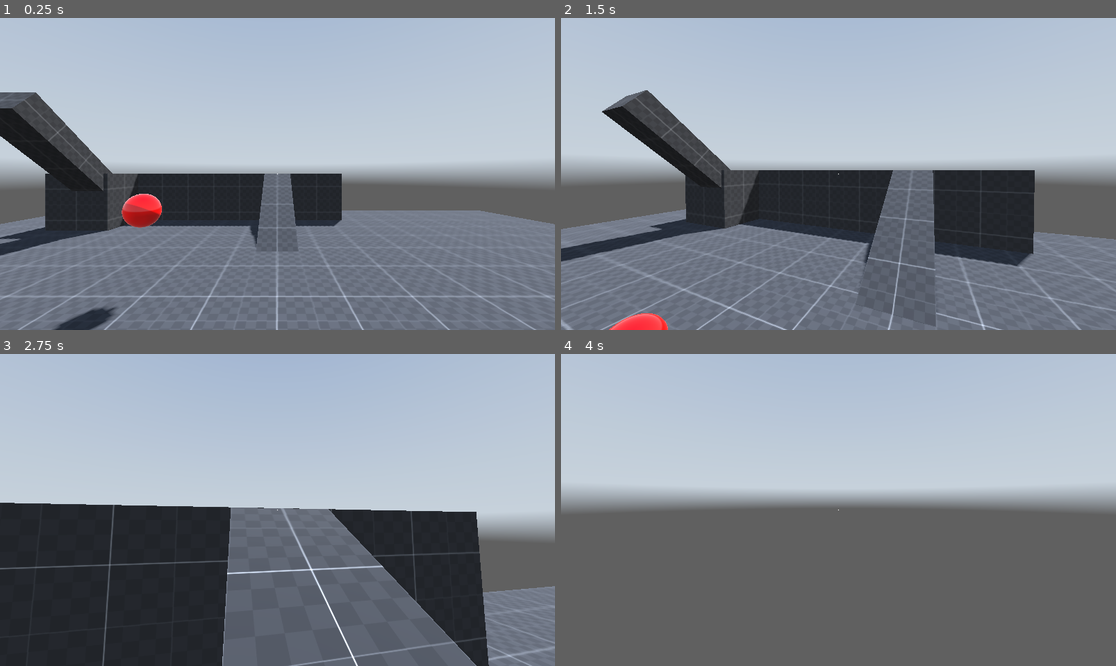
Above: before the commit, frames 1-4 (two rows, left to right).
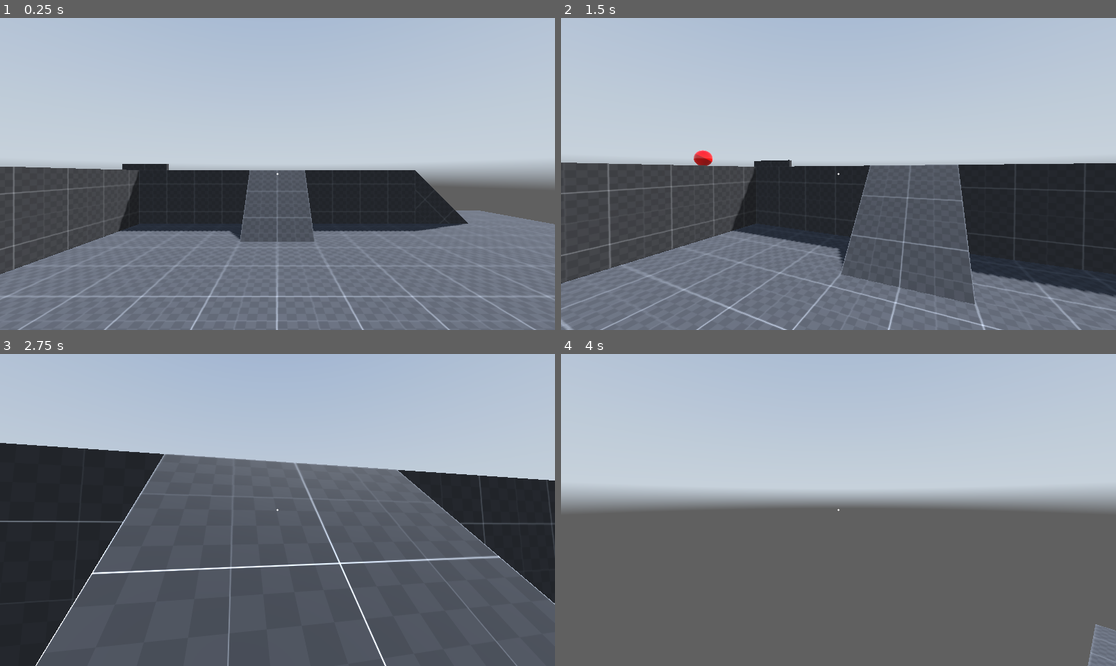
Above: after the commit, the same moments.

Repository: Silicontent/3d_movement_godot
Game: Godot game, scene res://scenes/world.tscn
Two runs of this game, one before a commit and one after it. Both use one fixed random seed, a clock stepped at 60 frames per second and the inputs below. A sky picture missing from this copy of the repository is replaced by a grey-blue gradient.
Inputs (mouse positions are in pixels of both pictures, inside the frame that each line leads up to):
- Up to frame 1 (0.25 s): no input
- Up to frame 2 (1.5 s): move the mouse to (866, 174) at 0.52 s; hold W (forward) from 0.53 s (still down); tap C (crouch) at 0.6, 1.35 s; tap Space (dbg_jump) at 0.77 s; move the mouse to (810, 174) at 1.27 s
- Up to frame 3 (2.75 s): keep holding W (forward); tap Space (dbg_jump) at 1.52 s; move the mouse to (288, 503) at 2.02 s; tap C (crouch) at 2.1 s
- Up to frame 4 (4 s): keep holding W (forward); move the mouse to (832, 516) at 2.77 s; tap C (crouch) at 2.85, 3.6 s; tap Space (dbg_jump) at 3.02, 3.77 s; move the mouse to (877, 513) at 3.52 s

The runs differ from the first frame. In frame 1, 15% of the frame differs, in the area x 0-100%, y 23-100%; in frame 2, 24%; in frame 3, 44%, in the area x 0-100%, y 28-100%; in frame 4, 0.6%.

Commit message:
Small updates to HUD & test map
Replaced Panel reticle & circle with TextureRect reticle & circle; added simple reticle circle animation using lerp(); added more obstacles to map; updated way ReachRay detects player

Diff:
--- a/assets/crouching_collider.tres
+++ b/assets/crouching_collider.tres
@@ -1,5 +1,5 @@
 [gd_resource type="CapsuleShape3D" format=3 uid="uid://c88kvwakjr34g"]
 
 [resource]
-radius = 0.25
+radius = 0.35
 height = 1.0
--- a/assets/walking_collider.tres
+++ b/assets/walking_collider.tres
@@ -1,4 +1,4 @@
 [gd_resource type="CapsuleShape3D" format=3 uid="uid://cr555uddpj0rk"]
 
 [resource]
-radius = 0.25
+radius = 0.35
--- a/scenes/player.tscn
+++ b/scenes/player.tscn
@@ -25,7 +25,7 @@
 
 [node name="ReachRay" type="RayCast3D" parent="Head"]
 target_position = Vector3(0, 0, -3.5)
-collision_mask = 4
+collision_mask = 6
 
 [node name="RoofRay" type="RayCast3D" parent="."]
 transform = Transform3D(1, 0, 0, 0, 1, 0, 0, 0, 1, 0, 1, 0)
--- a/scenes/world.tscn
+++ b/scenes/world.tscn
@@ -6,6 +6,8 @@
 [ext_resource type="Script" uid="uid://dj00aegjjg7k7" path="res://scripts/void_area.gd" id="3_qfnet"]
 [ext_resource type="Script" uid="uid://bdjbgd1eqlgxc" path="res://scripts/hud.gd" id="4_71j4m"]
 [ext_resource type="PackedScene" uid="uid://dn3q1ama7vuvg" path="res://scenes/pause.tscn" id="4_k0juu"]
+[ext_resource type="Texture2D" uid="uid://4imm3hek2m8i" path="res://assets/hud/reticle.png" id="6_i7141"]
+[ext_resource type="Texture2D" uid="uid://gbbcwfnjwud7" path="res://assets/hud/reticle_circle.png" id="7_4mrxx"]
 
 [sub_resource type="PhysicsMaterial" id="PhysicsMaterial_71j4m"]
 
@@ -35,26 +37,6 @@
 [sub_resource type="BoxShape3D" id="BoxShape3D_qfnet"]
 size = Vector3(100, 0.5, 100)
 
-[sub_resource type="StyleBoxFlat" id="StyleBoxFlat_i7141"]
-bg_color = Color(1, 1, 1, 1)
-border_color = Color(1, 1, 1, 1)
-corner_radius_top_left = 10
-corner_radius_top_right = 10
-corner_radius_bottom_right = 10
-corner_radius_bottom_left = 10
-
-[sub_resource type="StyleBoxFlat" id="StyleBoxFlat_qfnet"]
-draw_center = false
-border_width_left = 2
-border_width_top = 2
-border_width_right = 2
-border_width_bottom = 2
-border_color = Color(1, 1, 1, 1)
-corner_radius_top_left = 30
-corner_radius_top_right = 30
-corner_radius_bottom_right = 30
-corner_radius_bottom_left = 30
-
 [node name="World" type="Node3D"]
 
 [node name="Stage" type="Node3D" parent="."]
@@ -68,11 +50,11 @@
 material = ExtResource("1_71j4m")
 
 [node name="CSGBox3D2" type="CSGBox3D" parent="Stage"]
-transform = Transform3D(1, 0, 0, 0, 0.865894, -0.500227, 0, 0.500227, 0.865894, 0, -0.704426, -6.90684)
-use_collision = true
-collision_layer = 2
-collision_mask = 5
-size = Vector3(1, 2.56006, 3.78027)
+transform = Transform3D(1, 0, 0, 0, 0.706921, -0.707292, 0, 0.707292, 0.706921, 0, -1, -7)
+use_collision = true
+collision_layer = 2
+collision_mask = 5
+size = Vector3(2, 3, 4)
 material = ExtResource("1_71j4m")
 
 [node name="CSGBox3D3" type="CSGBox3D" parent="Stage"]
@@ -124,27 +106,27 @@
 material = ExtResource("1_71j4m")
 
 [node name="CSGBox3D9" type="CSGBox3D" parent="Stage"]
-transform = Transform3D(1, 0, 0, 0, 1, 0, 0, 0, 1, -2.46973, -0.15, -8.98013)
-use_collision = true
-collision_layer = 2
-collision_mask = 5
-size = Vector3(9.93945, 3, 2.15625)
+transform = Transform3D(1, 0, 0, 0, 1, 0, 0, 0, 1, 0, -0.0272498, -8.35297)
+use_collision = true
+collision_layer = 2
+collision_mask = 5
+size = Vector3(10, 3, 2)
 material = ExtResource("1_71j4m")
 
 [node name="CSGBox3D10" type="CSGBox3D" parent="Stage"]
-transform = Transform3D(-4.37114e-08, 0, -1, 0, 1, 0, 1, 0, -4.37114e-08, -6.42218, -0.15, -7.21214)
-use_collision = true
-collision_layer = 2
-collision_mask = 5
-size = Vector3(1.44092, 3, 2)
+transform = Transform3D(-4.37114e-08, 0, -1, 0, 1, 0, 1, 0, -4.37114e-08, -6, -0.027, -5.853)
+use_collision = true
+collision_layer = 2
+collision_mask = 5
+size = Vector3(7, 3, 2)
 material = ExtResource("1_71j4m")
 
 [node name="CSGBox3D11" type="CSGBox3D" parent="Stage"]
-transform = Transform3D(-1, -4.37312e-08, -7.56989e-08, 1.6071e-08, 0.75918, -0.65088, 8.59329e-08, -0.65088, -0.75918, -6.06037, 1.73138, -5.90218)
-use_collision = true
-collision_layer = 2
-collision_mask = 5
-size = Vector3(1, 0.654908, 3.78027)
+transform = Transform3D(-1, 6.18334e-08, 6.1801e-08, 0, 0.706921, -0.707292, -8.74228e-08, -0.707292, -0.706921, -6, 2.33733, -1.55787)
+use_collision = true
+collision_layer = 2
+collision_mask = 5
+size = Vector3(1.999, 0.32, 2.897)
 material = ExtResource("1_71j4m")
 
 [node name="CSGBox3D12" type="CSGBox3D" parent="Stage"]
@@ -171,11 +153,76 @@
 size = Vector3(0.157227, 1.40039, 1.07422)
 material = ExtResource("1_71j4m")
 
+[node name="CSGBox3D15" type="CSGBox3D" parent="Stage"]
+transform = Transform3D(-1, 6.18334e-08, 6.1801e-08, 6.18172e-08, 1, -0.000262439, -6.18172e-08, -0.000262439, -1, -5.99895, 3.312, 2.34863)
+use_collision = true
+collision_layer = 2
+collision_mask = 5
+size = Vector3(1.999, 0.32, 6)
+material = ExtResource("1_71j4m")
+
+[node name="CSGBox3D16" type="CSGBox3D" parent="Stage"]
+transform = Transform3D(-4.37114e-08, 0.707292, 0.706921, 0, 0.706921, -0.707292, -1, -3.09167e-08, -3.09005e-08, 5.351, -1.001, -8.353)
+use_collision = true
+collision_layer = 2
+collision_mask = 5
+size = Vector3(1.98975, 3, 4)
+material = ExtResource("1_71j4m")
+
+[node name="CSGBox3D17" type="CSGBox3D" parent="Stage"]
+transform = Transform3D(1.05529e-07, 0.000262439, 1, 6.18172e-08, 1, -0.000262439, -1, 6.18449e-08, 1.05512e-07, -2.58918, 3.31163, 6.34167)
+use_collision = true
+collision_layer = 2
+collision_mask = 5
+size = Vector3(1.999, 0.32, 8.81873)
+material = ExtResource("1_71j4m")
+
+[node name="CSGBox3D18" type="CSGBox3D" parent="Stage"]
+transform = Transform3D(-4.37114e-08, 0, 1, 0, 1, 0, -1, 0, -4.37114e-08, 0.35711, 4.30476, 5.62167)
+use_collision = true
+collision_layer = 2
+collision_mask = 5
+size = Vector3(0.157227, 1.66409, 5.49188)
+material = ExtResource("1_71j4m")
+
+[node name="CSGBox3D19" type="CSGBox3D" parent="Stage"]
+transform = Transform3D(-4.37114e-08, 0, 1, 0, 1, 0, -1, 0, -4.37114e-08, 0.35711, 4.30476, 6.92049)
+use_collision = true
+collision_layer = 2
+collision_mask = 5
+size = Vector3(0.157227, 1.66409, 5.49188)
+material = ExtResource("1_71j4m")
+
+[node name="CSGBox3D20" type="CSGBox3D" parent="Stage"]
+transform = Transform3D(1.91069e-15, -4.37114e-08, 1, -1, -4.37114e-08, 0, 4.37114e-08, -1, -4.37114e-08, 0.34414, 5.07597, 6.26693)
+use_collision = true
+collision_layer = 2
+collision_mask = 5
+size = Vector3(0.157227, 1.40039, 5.54016)
+material = ExtResource("1_71j4m")
+
+[node name="CSGBox3D21" type="CSGBox3D" parent="Stage"]
+transform = Transform3D(-1, 0, -8.74228e-08, 0, 1, 0, 8.74228e-08, 0, -1, 3.06928, 4.30476, 6.31552)
+use_collision = true
+collision_layer = 2
+collision_mask = 5
+size = Vector3(0.157227, 1.66409, 1.19272)
+material = ExtResource("1_71j4m")
+
+[node name="CSGBox3D22" type="CSGBox3D" parent="Stage"]
+transform = Transform3D(-4.37114e-08, 0, -1, 0, 1, 0, 1, 0, -4.37114e-08, -6, 1.49104, -9.26877)
+use_collision = true
+collision_layer = 2
+collision_mask = 5
+size = Vector3(0.168457, 0.589355, 2)
+material = ExtResource("1_71j4m")
+
 [node name="TestBall" type="RigidBody3D" parent="Stage"]
-transform = Transform3D(1, 0, 0, 0, 1, 0, 0, 0, 1, -2.01134, 1.35745, -3.04048)
+transform = Transform3D(1, 0, 0, 0, 1, 0, 0, 0, 1, -5.98144, 5.1406, -0.771764)
 collision_layer = 4
 collision_mask = 3
 physics_material_override = SubResource("PhysicsMaterial_71j4m")
+metadata/_edit_group_ = true
 
 [node name="MeshInstance3D" type="MeshInstance3D" parent="Stage/TestBall"]
 mesh = SubResource("SphereMesh_71j4m")
@@ -216,35 +263,38 @@
 grow_vertical = 2
 mouse_filter = 2
 
-[node name="Reticle" type="Panel" parent="Player/HUD/Overlay"]
+[node name="Reticle" type="TextureRect" parent="Player/HUD/Overlay"]
 layout_mode = 1
 anchors_preset = 8
 anchor_left = 0.5
 anchor_top = 0.5
 anchor_right = 0.5
 anchor_bottom = 0.5
-offset_left = -2.0
-offset_top = -2.0
-offset_right = 2.0
-offset_bottom = 2.0
+offset_left = -18.0
+offset_top = -18.0
+offset_right = 18.0
+offset_bottom = 18.0
 grow_horizontal = 2
 grow_vertical = 2
-theme_override_styles/panel = SubResource("StyleBoxFlat_i7141")
-
-[node name="InteractCircle" type="Panel" parent="Player/HUD/Overlay"]
+pivot_offset = Vector2(18, 18)
+texture = ExtResource("6_i7141")
+
+[node name="ReticleCircle" type="TextureRect" parent="Player/HUD/Overlay"]
 layout_mode = 1
 anchors_preset = 8
 anchor_left = 0.5
 anchor_top = 0.5
 anchor_right = 0.5
 anchor_bottom = 0.5
-offset_left = -16.0
-offset_top = -16.0
-offset_right = 16.0
-offset_bottom = 16.0
+offset_left = -18.0
+offset_top = -18.0
+offset_right = 18.0
+offset_bottom = 18.0
 grow_horizontal = 2
 grow_vertical = 2
-theme_override_styles/panel = SubResource("StyleBoxFlat_qfnet")
+scale = Vector2(1e-05, 1e-05)
+pivot_offset = Vector2(18, 18)
+texture = ExtResource("7_4mrxx")
 
 [node name="Pause" parent="Player/HUD" instance=ExtResource("4_k0juu")]
 visible = false
--- a/scripts/hud.gd
+++ b/scripts/hud.gd
@@ -3,7 +3,9 @@
 @export var player: Player
 
 @onready var pause_menu := $Pause
-@onready var interact_circle := $Overlay/InteractCircle
+@onready var reticle_circle := $Overlay/ReticleCircle
+
+const RETICLE_ANIM_SPEED := 0.25
 
 
 func _process(_delta: float) -> void:
@@ -12,6 +14,13 @@
 		Input.mouse_mode = Input.MOUSE_MODE_VISIBLE
 		get_tree().paused = true
 
-	# DEBUG: show a circle around the reticle if the player is looking at
-	# and can reach an object
-	interact_circle.visible = player.reach_ray.is_colliding()
+	update_reticle()
+
+
+func update_reticle() -> void:
+	var current_scale := float(player.reach_ray.get_collider() is PhysicsBody3D)
+
+	reticle_circle.scale = Vector2(
+		lerp(reticle_circle.scale.x, current_scale, RETICLE_ANIM_SPEED),
+		lerp(reticle_circle.scale.y, current_scale, RETICLE_ANIM_SPEED)
+	)
Binary file added: assets/hud/reticle.png
Not shown, added: assets/hud/reticle.png.import
Binary file added: assets/hud/reticle_circle.png
Not shown, added: assets/hud/reticle_circle.png.import
